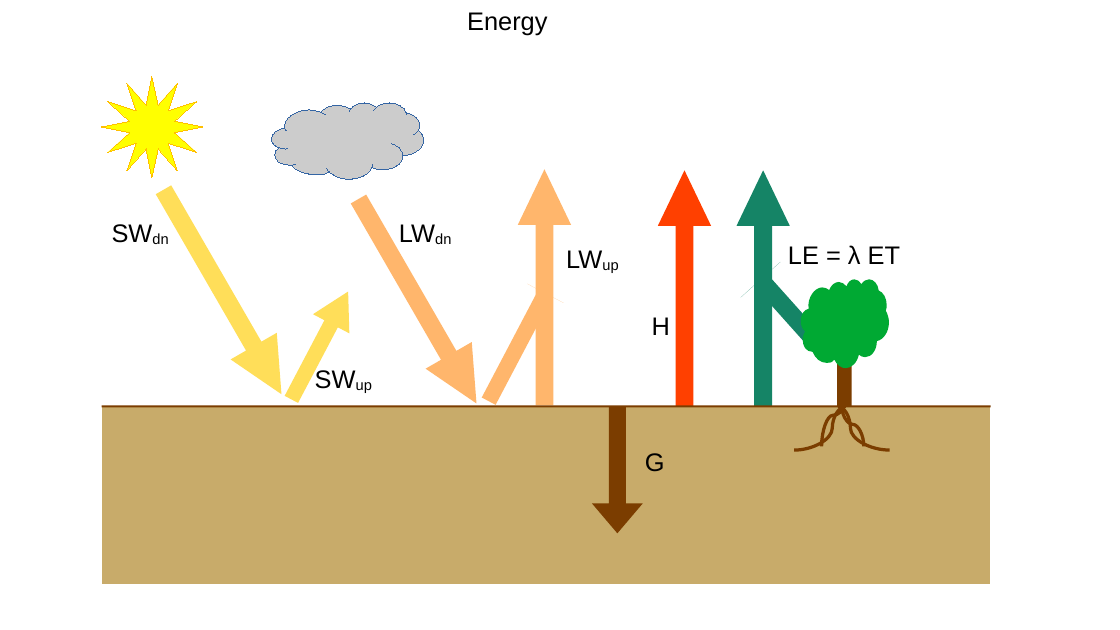
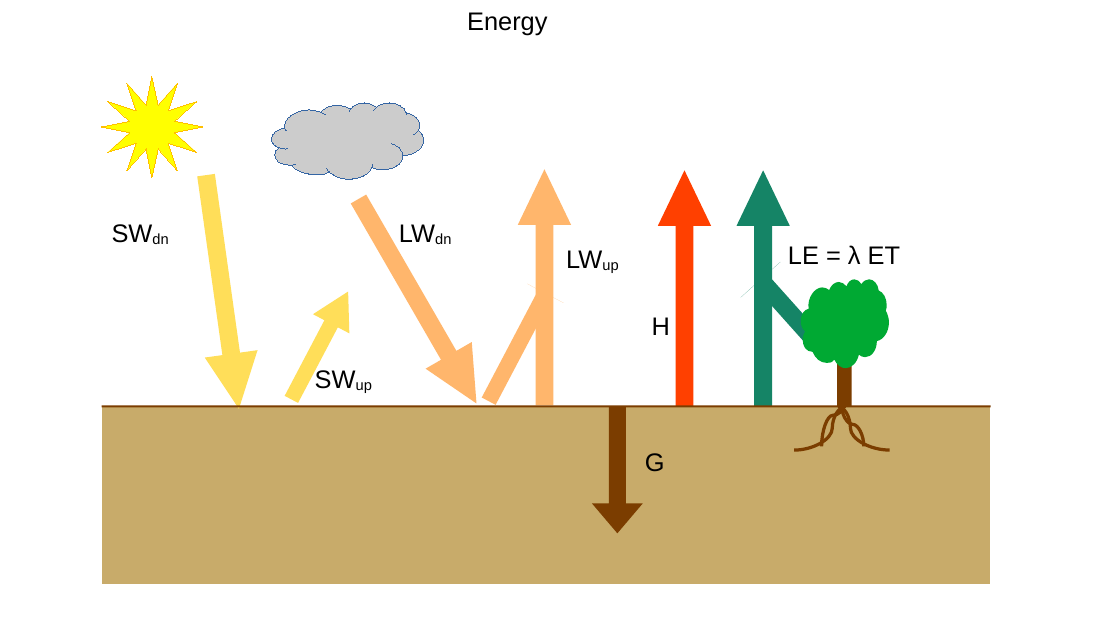
Before and after one commit to ptiengou/Manuscrit_LaTeX, a slide deck: slide 1 of figures.odp. Drawn at 1120x630 pixels with LibreOffice and Linux fonts; fonts in the diff are those of the drawing. Boxes give left, top, right and bottom in pixels: in the first picture for what was removed or moved away, otherwise in the second. Text is boxed around its words. In the diff, an @@ line names an element or a change of style, - is before the commit and + after.

```diff
--- a/figures.odp
+++ b/figures.odp
@@ right arrow at box(180, 171, 265, 412): rotation 60 to 82 degrees @@
```
Also in this commit, not shown: 1 other slide changed.
